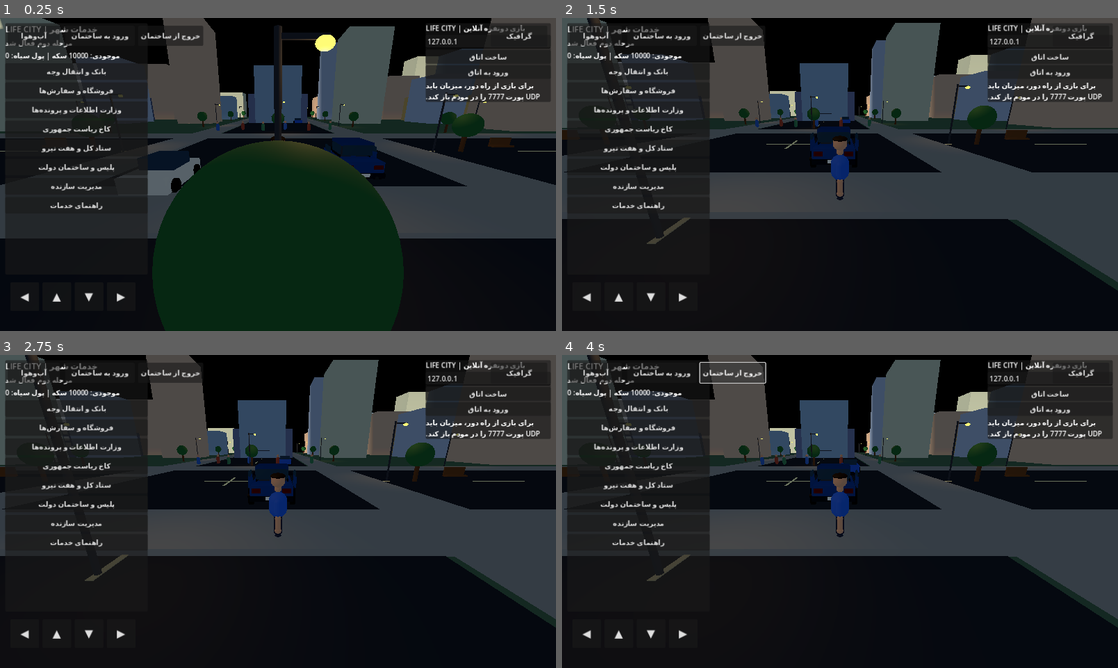
Above: before the commit, frames 1-4 (two rows, left to right).
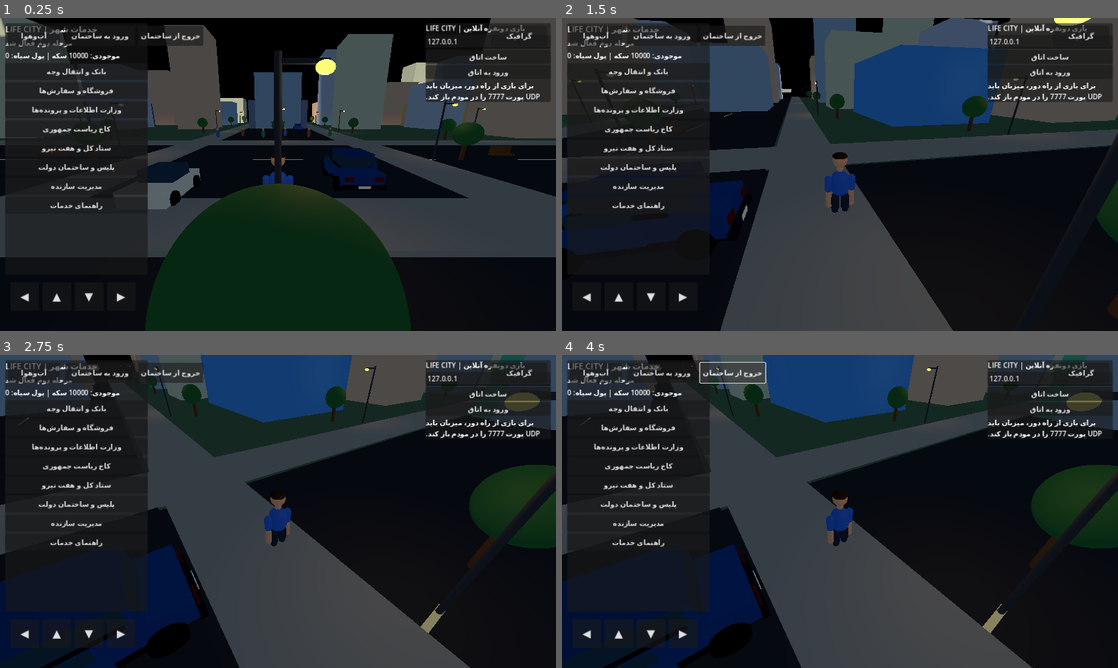
Above: after the commit, the same moments.

Repository: LifeCity2026Game/CITY
Game: Godot game, scene res://scenes/main.tscn
Two runs of this game, one before a commit and one after it. Both use one fixed random seed, a clock stepped at 60 frames per second and the inputs below.
Inputs (mouse positions are in pixels of both pictures, inside the frame that each line leads up to):
- Up to frame 1 (0.25 s): no input
- Up to frame 2 (1.5 s): move the mouse to (962, 158) at 0.52 s; hold D 0.53-1.25 s; click (962, 158) at 0.67 s; drag from (728, 190) to (812, 237) at 1.27 s
- Up to frame 3 (2.75 s): click "آب‌وهوا" at 2 s
- Up to frame 4 (4 s): click "ورود به ساختمان" at 2.75 s; click "خروج از ساختمان" at 3.5 s

The runs differ from the first frame. In frame 1, 18% of the frame differs, in the area x 0-100%, y 0-100%; in frame 2, 46%; in frame 3, 54%; in frame 4, 54%.

Commit message:
Add touch camera orbit and adjustable sensitivity

Diff:
--- a/scripts/player.gd
+++ b/scripts/player.gd
@@ -4,6 +4,9 @@
 @export var gravity: float = 18.0
 var mobile_direction := Vector2.ZERO
 var camera_pivot: Node3D
+var camera_yaw: float = 0.0
+var camera_pitch: float = -0.12
+var camera_sensitivity: float = 0.8
 var is_remote := false
 var target_position := Vector3.ZERO
 var target_yaw := 0.0
@@ -116,13 +119,14 @@
 
 func _build_camera() -> void:
 	camera_pivot = Node3D.new()
-	camera_pivot.position = Vector3(0, 3.0, 6.2)
+	camera_pivot.position = global_position + Vector3(0, 1.55, 0)
 	add_child(camera_pivot)
 	var camera := Camera3D.new()
-	camera.position = Vector3.ZERO
+	camera.position = Vector3(0, 1.05, 6.2)
 	camera.current = true
 	camera_pivot.add_child(camera)
-	camera_pivot.look_at(global_position + Vector3(0, 1.1, 0), Vector3.UP)
+	camera.look_at(Vector3(0, 0, 0), Vector3.UP)
+	camera_pivot.rotation = Vector3(camera_pitch, camera_yaw, 0.0)
 
 func configure_remote() -> void:
 	is_remote = true
@@ -131,6 +135,22 @@
 func set_remote_state(pos: Vector3, yaw: float) -> void:
 	target_position = pos
 	target_yaw = yaw
+
+func set_camera_sensitivity(value: float) -> void:
+	camera_sensitivity = clampf(value, 0.1, 3.0)
+
+func _unhandled_input(event: InputEvent) -> void:
+	if camera_pivot == null:
+		return
+	var viewport_width := get_viewport().get_visible_rect().size.x
+	if event is InputEventScreenDrag and event.position.x > viewport_width * 0.32:
+		camera_yaw -= event.relative.x * 0.004 * camera_sensitivity
+		camera_pitch = clampf(camera_pitch - event.relative.y * 0.004 * camera_sensitivity, -0.85, 0.55)
+		camera_pivot.rotation = Vector3(camera_pitch, camera_yaw, 0.0)
+	elif event is InputEventMouseMotion and Input.is_mouse_button_pressed(MOUSE_BUTTON_RIGHT):
+		camera_yaw -= event.relative.x * 0.004 * camera_sensitivity
+		camera_pitch = clampf(camera_pitch - event.relative.y * 0.004 * camera_sensitivity, -0.85, 0.55)
+		camera_pivot.rotation = Vector3(camera_pitch, camera_yaw, 0.0)
 
 func set_mobile_axis(axis: String, pressed: bool) -> void:
 	match axis:
@@ -172,5 +192,4 @@
 	left_leg.rotation.x = swing
 	right_leg.rotation.x = -swing
 	if camera_pivot:
-		camera_pivot.global_position = global_position + Vector3(0, 3.0, 6.2)
-		camera_pivot.look_at(global_position + Vector3(0, 1.05, 0), Vector3.UP)
+		camera_pivot.global_position = global_position + Vector3(0, 1.55, 0)
